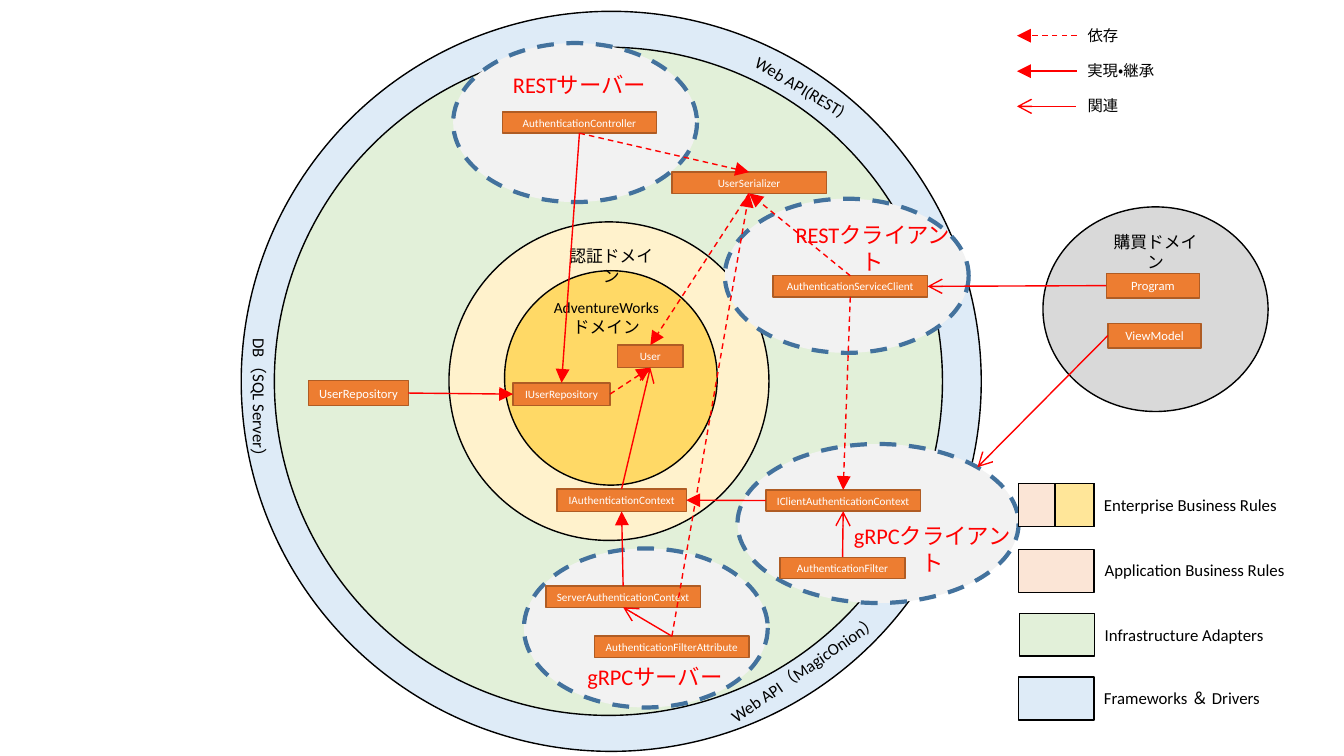
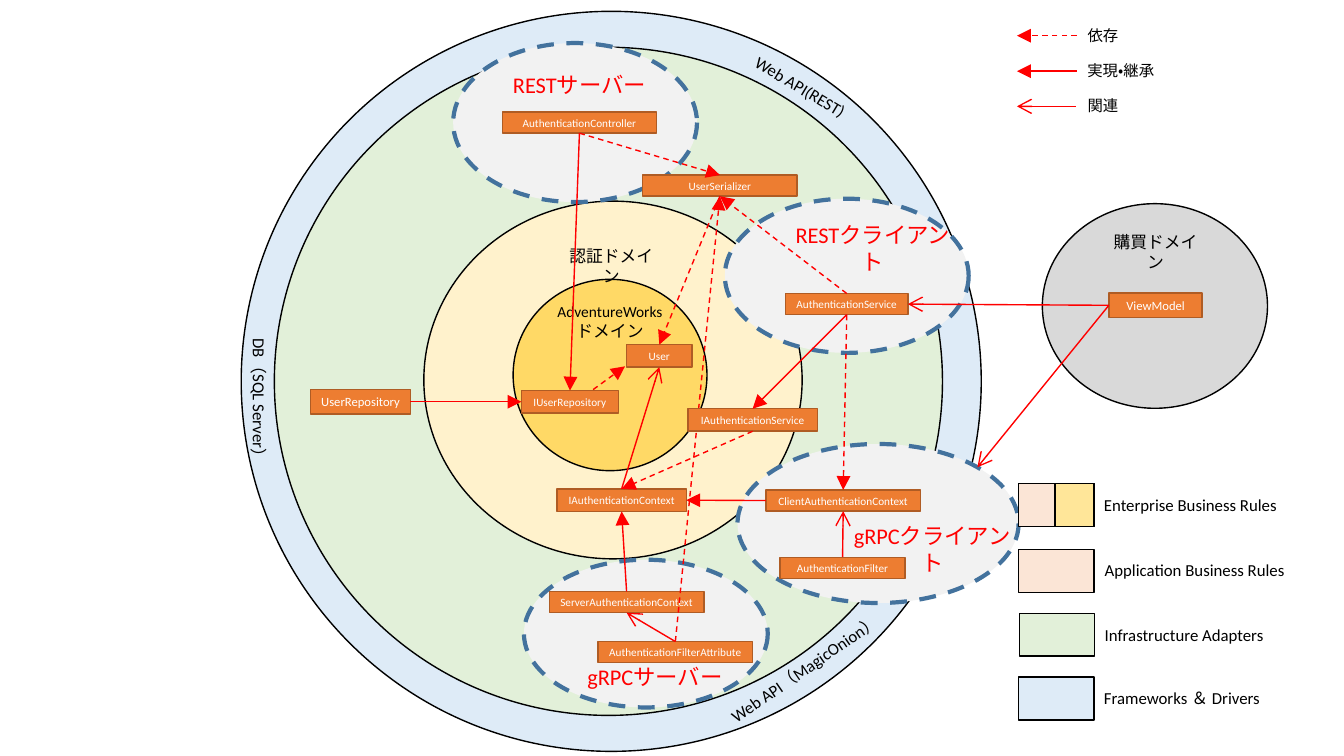
Before and after one commit to nuitsjp/WpfArchitecture2022Article, a slide deck: slide 6 of Article03/Article03.pptx. Drawn at 1344x756 pixels with LibreOffice and Linux fonts; fonts in the diff are those of the drawing. Boxes give left, top, right and bottom in pixels: in the first picture for what was removed or moved away, otherwise in the second. Text is boxed around its words. In the diff, an @@ line names an element or a change of style, - is before the commit and + after.

```diff
--- a/Article03/Article03.pptx
+++ b/Article03/Article03.pptx
@@ arrow moved from (580, 133) - (562, 383) to (580, 133) - (570, 390) @@
@@ arrow moved from (580, 133) - (749, 172) to (580, 133) - (720, 175) @@
@@ rectangle "UserSerializer": place and size @@
-rectangle "UserSerializer" at box(673, 172, 827, 194)
+rectangle "UserSerializer" at box(643, 175, 798, 197)
@@ ellipse: place and size @@
-ellipse at box(449, 222, 768, 540)
+ellipse at box(423, 202, 802, 560)
@@ arrow moved from (749, 194) - (650, 345) to (720, 197) - (659, 345) @@
@@ arrow moved from (673, 636) - (749, 194) to (676, 641) - (720, 197) @@
@@ arrow moved from (851, 276) - (749, 194) to (847, 293) - (720, 197) @@
@@ ellipse: place and size @@
-ellipse at box(505, 271, 718, 486)
+ellipse at box(513, 279, 707, 471)
@@ rectangle "AuthenticationService": place and size @@
-rectangle "AuthenticationService" at box(773, 276, 928, 297)
+rectangle "AuthenticationService" at box(785, 293, 907, 315)
@@ rectangle removed at box(1106, 273, 1200, 297) @@
-Program
@@ rectangle "ViewModel": place and size @@
-rectangle "ViewModel" at box(1108, 324, 1202, 348)
+rectangle "ViewModel" at box(1109, 293, 1203, 318)
@@ arrow added from (847, 315) to (753, 409), #FF0000 1 pt @@
@@ text in rectangle at box(796, 300, 896, 308): text changed @@
-AuthenticationServiceClient
+AuthenticationService
@@ arrow moved from (851, 297) - (844, 490) to (847, 315) - (844, 490) @@
@@ arrow moved from (1106, 285) - (928, 286) to (1109, 306) - (908, 304) @@
@@ arrow moved from (1108, 336) - (978, 468) to (1109, 306) - (978, 468) @@
@@ rectangle "User": place and size @@
-rectangle "User" at box(618, 345, 684, 367)
+rectangle "User" at box(627, 345, 693, 367)
@@ rectangle "UserRepository": place and size @@
-rectangle "UserRepository" at box(309, 381, 408, 405)
+rectangle "UserRepository" at box(311, 389, 410, 413)
@@ arrow moved from (610, 394) - (650, 368) to (593, 390) - (625, 366) @@
@@ arrow moved from (622, 489) - (650, 368) to (622, 489) - (659, 367) @@
@@ arrow moved from (408, 393) - (513, 394) to (410, 402) - (521, 402) @@
@@ rectangle "IUserRepository": place and size @@
-rectangle "IUserRepository" at box(513, 383, 610, 405)
+rectangle "IUserRepository" at box(521, 390, 618, 412)
@@ rectangle added at box(688, 409, 817, 432), fill #ED7D31, outline #AF5C24 1 pt, 8 pt, text #FFFFFF @@
+IAuthenticationService
@@ arrow added from (753, 432) to (622, 489), #FF0000 1 pt dashed @@
@@ text in rectangle at box(778, 497, 907, 505): text changed @@
-IClientAuthenticationContext
+ClientAuthenticationContext
@@ arrow moved from (623, 587) - (622, 511) to (627, 592) - (622, 511) @@
@@ ellipse: place and size @@
-ellipse at box(524, 548, 768, 708)
+ellipse at box(524, 560, 768, 708)
@@ 2 rectangles, 1 text, 1 arrow: place and size @@
-2 rectangles, 1 text, 1 arrow at box(546, 300, 749, 657)
+2 rectangles, 1 text, 1 arrow at box(549, 304, 752, 662)
```
Also in this commit, not shown: 2 other slides changed, 1 slide added, 10 other files.
